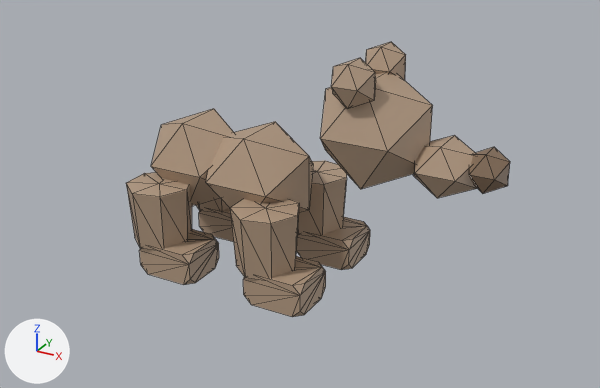
One commit to the glTF model public/studio/v2.15.0/d_bear/model.glb: the scene before it, then after it.
Both versions are drawn from a 50 mm lens placed at (4.26, -6.61, 4.19), pointed at (0.6, 0.06, 0.86). Every picture has the same lights, and +X, +Y and +Z are marked at lower left. The older version comes first. Mesh edges are drawn as thin lines. Where no turn or scale is listed for an object, it has been applied to the vertices.

Before the edit, the objects in view are built like this:
```python
ob_part0 = bpy.data.objects.new('part0', me_geometry_0)
ob_part0.location = (0.0, 0.0, 0.0)
ob_part1 = bpy.data.objects.new('part1', me_geometry_1)
ob_part1.location = (0.0, 0.0, 0.0)
ob_part13 = bpy.data.objects.new('part13', me_geometry_13)
ob_part13.location = (0.0, 0.0, 0.0)
ob_part3 = bpy.data.objects.new('part3', me_geometry_3)
ob_part3.location = (0.0, 0.0, 0.0)
ob_part4 = bpy.data.objects.new('part4', me_geometry_4)
ob_part4.location = (0.0, 0.0, 0.0)
ob_part5 = bpy.data.objects.new('part5', me_geometry_5)
ob_part5.location = (0.0, 0.0, 0.0)
ob_part7 = bpy.data.objects.new('part7', me_geometry_7)
ob_part7.location = (0.0, 0.0, 0.0)
ob_part8 = bpy.data.objects.new('part8', me_geometry_8)
ob_part8.location = (0.0, 0.0, 0.0)
ob_part9 = bpy.data.objects.new('part9', me_geometry_9)
ob_part9.location = (0.0, 0.0, 0.0)
# also in view: 'part14' at (-0.5, -0.52, 0.17); 'part12' at (-0.5, 0.52, 0.17); 'part10' at (0.75, -0.52, 0.17); 'part6' at (2.48, 0.0, 1.5); 'part2' at (1.42, 0.0, 1.7)
```
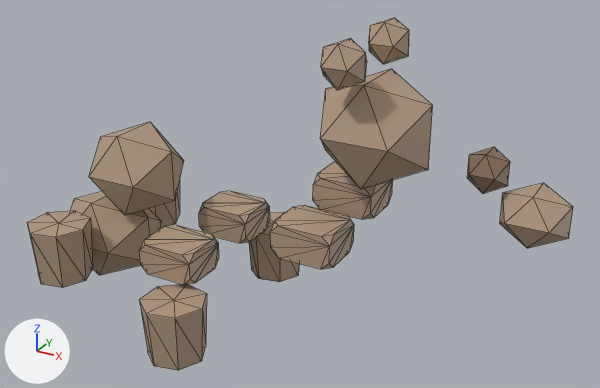
What differs and where, as boxes (x1, y1, x2, y2) in the pictures (600 x 388 px):
'part1', moved: before (206, 122, 313, 212); after (71, 191, 161, 275)
'part0', moved: before (151, 109, 234, 206); after (89, 122, 184, 215)
'part9', moved: before (230, 199, 299, 280); after (139, 284, 207, 371)
'part13', moved: before (126, 172, 192, 250); after (27, 210, 93, 288)
'part10', moved: before (243, 256, 326, 317); after (270, 205, 354, 269)
'part5', moved: before (413, 135, 477, 198); after (500, 183, 573, 248)
'part8', moved: before (296, 217, 370, 270); after (313, 162, 393, 219)
'part7', moved: before (297, 160, 347, 237); after (249, 212, 299, 282)
'part4', moved: before (331, 58, 376, 109); after (321, 38, 367, 90)
'part3', moved: before (365, 42, 406, 80); after (369, 17, 409, 64)
'part11', moved: before (196, 198, 229, 212); after (149, 180, 180, 228)
'part12', unchanged, uncovered by the edit: before (199, 208, 234, 242); after (199, 191, 270, 243)

Edits to the bpy script that builds the scene:
```text
Change me_geometry_0:
    remove me_geometry_0.from_pydata(...)  # 12 vertices, 20 faces; spans x -1.039..-0.061, y -0.447..0.447, z 0.591..1.509
    add me_geometry_0.from_pydata(...)  # 12 vertices, 20 faces; spans x -1.904..-0.926, y -0.447..0.447, z 0.305..1.224
    me_geometry_0 part 1: the whole mesh is moved by (-0.865, 0.0, -0.286)
Change me_geometry_1:
    remove me_geometry_1.from_pydata(...)  # 12 vertices, 20 faces; spans x -0.373..0.733, y -0.476..0.476, z 0.561..1.479
    add me_geometry_1.from_pydata(...)  # 12 vertices, 20 faces; spans x -2.422..-1.317, y -0.476..0.476, z -0.563..0.355
    me_geometry_1 part 2: the whole mesh is moved by (-2.05, 0.0, -1.124)
Change me_geometry_3:
    remove me_geometry_3.from_pydata(...)  # 12 vertices, 20 faces; spans x 1.144..1.536, y 0.153..0.527, z 2.004..2.396
    add me_geometry_3.from_pydata(...)  # 12 vertices, 20 faces; spans x 1.113..1.504, y 0.285..0.66, z 2.199..2.591
    me_geometry_3 part 3: the whole mesh is moved by (-0.031, 0.133, 0.195)
Change me_geometry_4:
    remove me_geometry_4.from_pydata(...)  # 12 vertices, 20 faces; spans x 1.144..1.536, y -0.527..-0.153, z 2.004..2.396
    add me_geometry_4.from_pydata(...)  # 12 vertices, 20 faces; spans x 1.113..1.504, y -0.66..-0.285, z 2.199..2.591
    me_geometry_4 part 4: the whole mesh is moved by (-0.031, -0.133, 0.195)
Change me_geometry_5:
    remove me_geometry_5.from_pydata(...)  # 12 vertices, 20 faces; spans x 1.802..2.398, y -0.281..0.281, z 1.222..1.698
    add me_geometry_5.from_pydata(...)  # 12 vertices, 20 faces; spans x 2.624..3.22, y -0.281..0.281, z 0.932..1.408
    me_geometry_5 part 5: the whole mesh is moved by (0.822, 0.0, -0.29)
Change me_geometry_7:
    remove me_geometry_7.from_pydata(...)  # 16 vertices, 28 faces; spans x 0.244..0.89, y 0.189..0.851, z 0.3..0.92
    add me_geometry_7.from_pydata(...)  # 16 vertices, 28 faces; spans x -0.55..0.096, y 0.663..1.326, z -0.679..-0.059
    me_geometry_7 part 6: the whole mesh is moved by (-0.794, 0.474, -0.979)
Change me_geometry_8:
    remove me_geometry_8.from_pydata(...)  # 24 vertices, 44 faces; spans x 0.44..1.06, y 0.26..0.78, z 0.0..0.34
    add me_geometry_8.from_pydata(...)  # 24 vertices, 44 faces; spans x 0.774..1.394, y 0.001..0.521, z 0.762..1.102
    me_geometry_8 part 7: the whole mesh is moved by (0.334, -0.259, 0.762)
Change me_geometry_9:
    remove me_geometry_9.from_pydata(...)  # 16 vertices, 28 faces; spans x 0.244..0.89, y -0.851..-0.189, z 0.3..0.92
    add me_geometry_9.from_pydata(...)  # 16 vertices, 28 faces; spans x -0.55..0.096, y -1.326..-0.663, z -0.679..-0.059
    me_geometry_9 part 8: the whole mesh is moved by (-0.794, -0.474, -0.979)
Change me_geometry_10:
    remove me_geometry_10.from_pydata(...)  # 24 vertices, 44 faces; spans x 0.44..1.06, y -0.78..-0.26, z 0.0..0.34
    add me_geometry_10.from_pydata(...)  # 24 vertices, 44 faces; spans x 0.652..1.272, y -0.615..-0.095, z 0.485..0.825
    me_geometry_10 part 9: the whole mesh is moved by (0.212, 0.165, 0.485)
Change me_geometry_11:
    remove me_geometry_11.from_pydata(...)  # 16 vertices, 28 faces; spans x -1.006..-0.36, y 0.189..0.851, z 0.3..0.92
    add me_geometry_11.from_pydata(...)  # 16 vertices, 28 faces; spans x -2.18..-1.534, y 0.476..1.139, z -0.294..0.326
    me_geometry_11 part 10: the whole mesh is moved by (-1.174, 0.288, -0.594)
Change me_geometry_13:
    remove me_geometry_13.from_pydata(...)  # 16 vertices, 28 faces; spans x -1.006..-0.36, y -0.851..-0.189, z 0.3..0.92
    add me_geometry_13.from_pydata(...)  # 16 vertices, 28 faces; spans x -2.18..-1.534, y -1.139..-0.476, z -0.294..0.326
    me_geometry_13 part 11: the whole mesh is moved by (-1.174, -0.288, -0.594)
```
